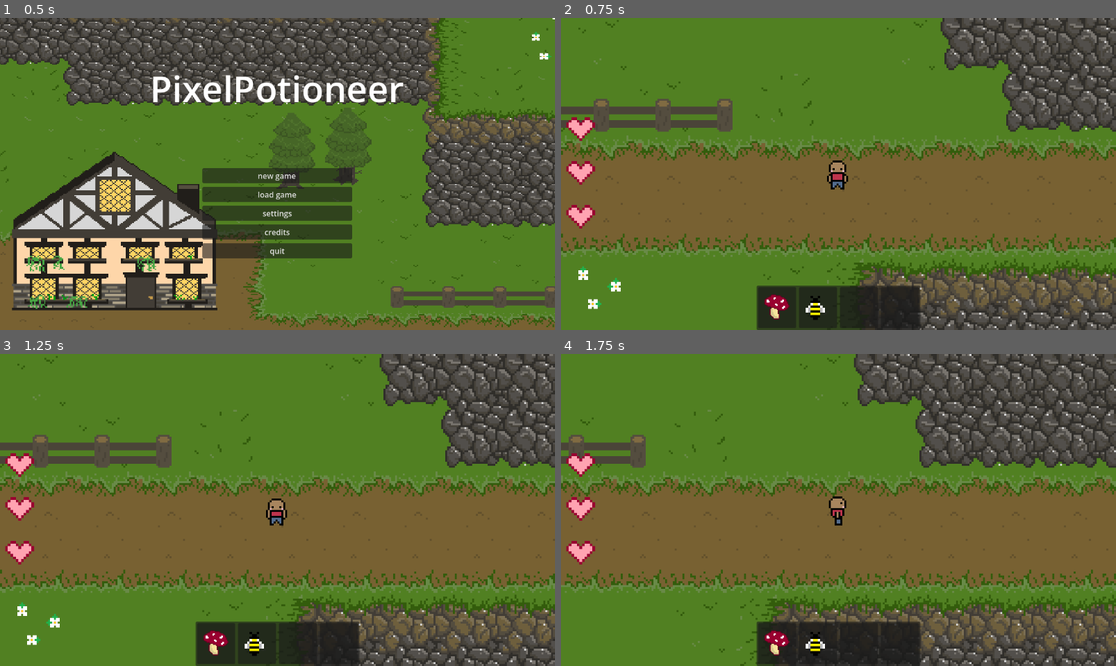
Above: before the commit, frames 1-4 (two rows, left to right).
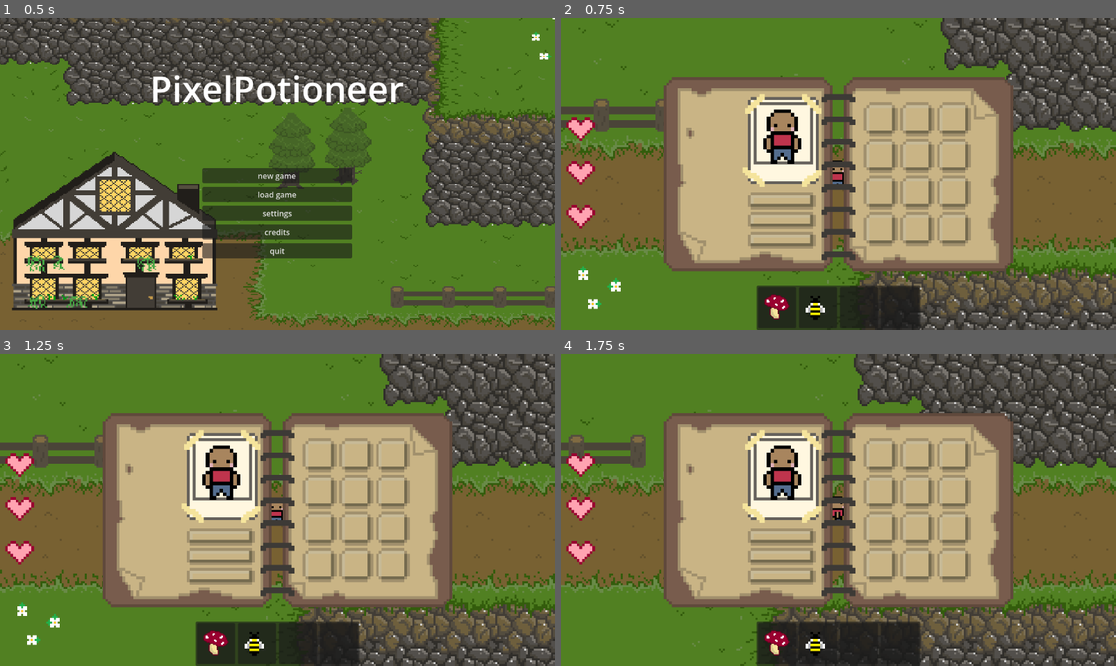
Above: after the commit, the same moments.

Repository: m6parker/godot-rpg-game
Game: Godot game, scene res://Menus/main_menu.tscn
Two runs of this game, one before a commit and one after it. Both use one fixed random seed, a clock stepped at 60 frames per second and the inputs below.
Inputs:
- Up to frame 1 (0.5 s): no input
- Up to frame 2 (0.75 s): click "new game" at 0.5 s
- Up to frame 3 (1.25 s): no input
- Up to frame 4 (1.75 s): hold D (right) from 1.28 s (still down)

Frame 1 is identical in both runs. In frame 2, 37% of the frame differs, in the area x 18-82%, y 18-82%; in frame 3, 37%; in frame 4, 37%.

Commit message:
inventory redo, added notebook,item scene

Diff:
--- a/World/world.tscn
+++ b/World/world.tscn
@@ -3,6 +3,7 @@
 [ext_resource type="PackedScene" uid="uid://bta4oxeuiks27" path="res://player/player.tscn" id="1_62w18"]
 [ext_resource type="Texture2D" uid="uid://bedcdbbpu3u2j" path="res://assets/tilesets/forest_tileset.png" id="2_8a836"]
 [ext_resource type="Texture2D" uid="uid://7f7a3ejd5ki7" path="res://assets/tilesets/animated_tiles.png" id="3_j8job"]
+[ext_resource type="Texture2D" uid="uid://dl6bng2rbcfcc" path="res://assets/items/mushroom.png" id="4_3f78f"]
 
 [sub_resource type="TileSetAtlasSource" id="TileSetAtlasSource_8a836"]
 texture = ExtResource("2_8a836")
@@ -1454,3 +1455,9 @@
 tile_set = SubResource("TileSet_j8job")
 rendering_quadrant_size = 32
 physics_quadrant_size = 32
+
+[node name="Mushroom" type="Sprite2D" parent="." unique_id=830837982]
+z_index = 10
+position = Vector2(-234, -45)
+scale = Vector2(0.42096987, 0.4828504)
+texture = ExtResource("4_3f78f")
--- a/globals.gd
+++ b/globals.gd
@@ -2,3 +2,6 @@
 
 var level = "World"
 var inventoryIsOpen = false
+
+var playerStats = {"health": 100, "level": 1}
+var playerInv = {}
--- /dev/null
+++ b/item.tscn
@@ -0,0 +1,7 @@
+[gd_scene format=3 uid="uid://bdv52m4kkprx5"]
+
+[node name="item" type="Node2D" unique_id=1446561496]
+
+[node name="icon" type="TextureRect" parent="." unique_id=1121619897]
+offset_right = 40.0
+offset_bottom = 40.0
--- a/player/player.tscn
+++ b/player/player.tscn
@@ -5,10 +5,11 @@
 [ext_resource type="Texture2D" uid="uid://bvjtbb0xhbb8n" path="res://assets/entity/walk_left.png" id="3_yw30f"]
 [ext_resource type="Texture2D" uid="uid://cio0385iknbif" path="res://assets/entity/walk_right.png" id="4_qjkh3"]
 [ext_resource type="Script" uid="uid://l6gnhxeie2w" path="res://item_slot.gd" id="5_hg6s5"]
-[ext_resource type="Texture2D" uid="uid://b6meec6wd3qkl" path="res://assets/ui/inventory.png" id="5_qjkh3"]
 [ext_resource type="Texture2D" uid="uid://dl6bng2rbcfcc" path="res://assets/items/mushroom.png" id="6_8t03j"]
 [ext_resource type="Texture2D" uid="uid://chc683pn1rog6" path="res://assets/items/bee.png" id="7_2ieo8"]
 [ext_resource type="Texture2D" uid="uid://b5hy6iug6lul3" path="res://assets/ui/heart.png" id="8_ebec5"]
+[ext_resource type="Texture2D" uid="uid://d34nuvwngiyfk" path="res://assets/ui/notebook.png" id="9_hg6s5"]
+[ext_resource type="Texture2D" uid="uid://mfu8rcdfu8qv" path="res://assets/entity/player_sprite.png" id="10_8t03j"]
 
 [sub_resource type="RectangleShape2D" id="RectangleShape2D_oul6g"]
 size = Vector2(9, 6)
@@ -268,23 +269,22 @@
 stretch_mode = 4
 
 [node name="inventory" type="Panel" parent="CanvasLayer" unique_id=1225059618]
-visible = false
 self_modulate = Color(1, 1, 1, 0)
 texture_filter = 2
-custom_minimum_size = Vector2(300, 300)
+custom_minimum_size = Vector2(128, 70)
 anchors_preset = 8
 anchor_left = 0.5
 anchor_top = 0.5
 anchor_right = 0.5
 anchor_bottom = 0.5
-offset_left = -150.0
-offset_top = -150.0
-offset_right = 150.0
-offset_bottom = 150.0
-grow_horizontal = 2
-grow_vertical = 2
-
-[node name="paper_background" type="TextureRect" parent="CanvasLayer/inventory" unique_id=898431132]
+offset_left = -374.65277
+offset_top = -207.5
+offset_right = 374.65277
+offset_bottom = 207.5
+grow_horizontal = 2
+grow_vertical = 2
+
+[node name="inv_background" type="TextureRect" parent="CanvasLayer/inventory" unique_id=898431132]
 texture_filter = 1
 layout_mode = 1
 anchors_preset = 15
@@ -292,184 +292,189 @@
 anchor_bottom = 1.0
 grow_horizontal = 2
 grow_vertical = 2
-texture = ExtResource("5_qjkh3")
+texture = ExtResource("9_hg6s5")
 
 [node name="GridContainer" type="GridContainer" parent="CanvasLayer/inventory" unique_id=1380081864]
-modulate = Color(1, 1, 1, 0)
-texture_filter = 1
-custom_minimum_size = Vector2(158, 100)
+modulate = Color(0.08627451, 0.08627451, 0.08627451, 1)
+texture_filter = 1
+custom_minimum_size = Vector2(100, 75)
 layout_mode = 1
 anchors_preset = 8
 anchor_left = 0.5
 anchor_top = 0.5
 anchor_right = 0.5
 anchor_bottom = 0.5
-offset_left = -77.0
-offset_top = -74.0
-offset_right = 84.0
-offset_bottom = 108.0
-grow_horizontal = 2
-grow_vertical = 2
-theme_override_constants/h_separation = 7
-theme_override_constants/v_separation = 14
-columns = 4
-
-[node name="item_slot" type="Panel" parent="CanvasLayer/inventory/GridContainer" unique_id=164895160]
-custom_minimum_size = Vector2(35, 35)
-layout_mode = 2
-size_flags_horizontal = 4
-
-[node name="icon" type="TextureRect" parent="CanvasLayer/inventory/GridContainer/item_slot" unique_id=1202045718]
-layout_mode = 0
-offset_left = -4.0
-offset_right = -4.0
-
-[node name="item_slot2" type="Panel" parent="CanvasLayer/inventory/GridContainer" unique_id=1776731473]
-custom_minimum_size = Vector2(35, 35)
-layout_mode = 2
-size_flags_horizontal = 4
-
-[node name="icon" type="TextureRect" parent="CanvasLayer/inventory/GridContainer/item_slot2" unique_id=1465311796]
-layout_mode = 0
-offset_left = -4.0
-offset_right = -4.0
-
-[node name="item_slot3" type="Panel" parent="CanvasLayer/inventory/GridContainer" unique_id=950281159]
-custom_minimum_size = Vector2(35, 35)
-layout_mode = 2
-size_flags_horizontal = 4
-
-[node name="icon" type="TextureRect" parent="CanvasLayer/inventory/GridContainer/item_slot3" unique_id=906790742]
-layout_mode = 0
-offset_left = -4.0
-offset_right = -4.0
-
-[node name="item_slot4" type="Panel" parent="CanvasLayer/inventory/GridContainer" unique_id=1138113596]
-custom_minimum_size = Vector2(35, 35)
-layout_mode = 2
-size_flags_horizontal = 4
-
-[node name="icon" type="TextureRect" parent="CanvasLayer/inventory/GridContainer/item_slot4" unique_id=1239147329]
-layout_mode = 0
-offset_left = -4.0
-offset_right = -4.0
-
-[node name="item_slot5" type="Panel" parent="CanvasLayer/inventory/GridContainer" unique_id=695051457]
-custom_minimum_size = Vector2(35, 35)
-layout_mode = 2
-size_flags_horizontal = 4
-
-[node name="icon" type="TextureRect" parent="CanvasLayer/inventory/GridContainer/item_slot5" unique_id=398002479]
-layout_mode = 0
-offset_left = -4.0
-offset_right = -4.0
-
-[node name="item_slot6" type="Panel" parent="CanvasLayer/inventory/GridContainer" unique_id=311442176]
-custom_minimum_size = Vector2(35, 35)
-layout_mode = 2
-size_flags_horizontal = 4
-
-[node name="icon" type="TextureRect" parent="CanvasLayer/inventory/GridContainer/item_slot6" unique_id=1423812383]
-layout_mode = 0
-offset_left = -4.0
-offset_right = -4.0
-
-[node name="item_slot7" type="Panel" parent="CanvasLayer/inventory/GridContainer" unique_id=1355375066]
-custom_minimum_size = Vector2(35, 35)
-layout_mode = 2
-size_flags_horizontal = 4
-
-[node name="icon" type="TextureRect" parent="CanvasLayer/inventory/GridContainer/item_slot7" unique_id=732992268]
-layout_mode = 0
-offset_left = -4.0
-offset_right = -4.0
-
-[node name="item_slot8" type="Panel" parent="CanvasLayer/inventory/GridContainer" unique_id=2018269465]
-custom_minimum_size = Vector2(35, 35)
-layout_mode = 2
-size_flags_horizontal = 4
-
-[node name="icon" type="TextureRect" parent="CanvasLayer/inventory/GridContainer/item_slot8" unique_id=1528616204]
-layout_mode = 0
-offset_left = -4.0
-offset_right = -4.0
-
-[node name="item_slot9" type="Panel" parent="CanvasLayer/inventory/GridContainer" unique_id=783103147]
-custom_minimum_size = Vector2(35, 35)
-layout_mode = 2
-size_flags_horizontal = 4
-
-[node name="icon" type="TextureRect" parent="CanvasLayer/inventory/GridContainer/item_slot9" unique_id=511287240]
-layout_mode = 0
-offset_left = -4.0
-offset_right = -4.0
-
-[node name="item_slot10" type="Panel" parent="CanvasLayer/inventory/GridContainer" unique_id=474751142]
-custom_minimum_size = Vector2(35, 35)
-layout_mode = 2
-size_flags_horizontal = 4
-
-[node name="icon" type="TextureRect" parent="CanvasLayer/inventory/GridContainer/item_slot10" unique_id=1073463462]
-layout_mode = 0
-offset_left = -4.0
-offset_right = -4.0
-
-[node name="item_slot11" type="Panel" parent="CanvasLayer/inventory/GridContainer" unique_id=455464532]
-custom_minimum_size = Vector2(35, 35)
-layout_mode = 2
-size_flags_horizontal = 4
-
-[node name="icon" type="TextureRect" parent="CanvasLayer/inventory/GridContainer/item_slot11" unique_id=1802516459]
-layout_mode = 0
-offset_left = -4.0
-offset_right = -4.0
-
-[node name="item_slot12" type="Panel" parent="CanvasLayer/inventory/GridContainer" unique_id=1972620187]
-custom_minimum_size = Vector2(35, 35)
-layout_mode = 2
-size_flags_horizontal = 4
-
-[node name="icon" type="TextureRect" parent="CanvasLayer/inventory/GridContainer/item_slot12" unique_id=2083561460]
-layout_mode = 0
-offset_left = -4.0
-offset_right = -4.0
-
-[node name="item_slot13" type="Panel" parent="CanvasLayer/inventory/GridContainer" unique_id=730825033]
-custom_minimum_size = Vector2(35, 35)
-layout_mode = 2
-size_flags_horizontal = 4
-
-[node name="icon" type="TextureRect" parent="CanvasLayer/inventory/GridContainer/item_slot13" unique_id=1404518930]
-layout_mode = 0
-offset_left = -4.0
-offset_right = -4.0
-
-[node name="item_slot14" type="Panel" parent="CanvasLayer/inventory/GridContainer" unique_id=1156441081]
-custom_minimum_size = Vector2(35, 35)
-layout_mode = 2
-size_flags_horizontal = 4
-
-[node name="icon" type="TextureRect" parent="CanvasLayer/inventory/GridContainer/item_slot14" unique_id=183599480]
-layout_mode = 0
-offset_left = -4.0
-offset_right = -4.0
-
-[node name="item_slot15" type="Panel" parent="CanvasLayer/inventory/GridContainer" unique_id=1602105559]
-custom_minimum_size = Vector2(35, 35)
-layout_mode = 2
-size_flags_horizontal = 4
-
-[node name="icon" type="TextureRect" parent="CanvasLayer/inventory/GridContainer/item_slot15" unique_id=171068984]
-layout_mode = 0
-offset_left = -4.0
-offset_right = -4.0
-
-[node name="item_slot16" type="Panel" parent="CanvasLayer/inventory/GridContainer" unique_id=2085462959]
-custom_minimum_size = Vector2(35, 35)
-layout_mode = 2
-size_flags_horizontal = 4
-
-[node name="icon" type="TextureRect" parent="CanvasLayer/inventory/GridContainer/item_slot16" unique_id=179600126]
-layout_mode = 0
-offset_left = -4.0
-offset_right = -4.0
+offset_left = 61.0
+offset_top = -141.0
+offset_right = 264.0
+offset_bottom = 143.0
+grow_horizontal = 2
+grow_vertical = 2
+theme_override_constants/h_separation = 28
+theme_override_constants/v_separation = 25
+columns = 3
+
+[node name="item_slot" type="Panel" parent="CanvasLayer/inventory/GridContainer" unique_id=288562700]
+self_modulate = Color(1, 1, 1, 0)
+custom_minimum_size = Vector2(50, 50)
+layout_mode = 2
+script = ExtResource("5_hg6s5")
+
+[node name="icon" type="TextureRect" parent="CanvasLayer/inventory/GridContainer/item_slot" unique_id=1915409973]
+modulate = Color(10.995142, 10.995142, 10.995142, 1)
+custom_minimum_size = Vector2(50, 50)
+layout_mode = 0
+offset_right = 40.0
+offset_bottom = 40.0
+
+[node name="item_slot2" type="Panel" parent="CanvasLayer/inventory/GridContainer" unique_id=85858168]
+self_modulate = Color(1, 1, 1, 0)
+custom_minimum_size = Vector2(50, 50)
+layout_mode = 2
+script = ExtResource("5_hg6s5")
+
+[node name="icon" type="TextureRect" parent="CanvasLayer/inventory/GridContainer/item_slot2" unique_id=33252776]
+modulate = Color(10.995142, 10.995142, 10.995142, 1)
+custom_minimum_size = Vector2(50, 50)
+layout_mode = 0
+offset_right = 40.0
+offset_bottom = 40.0
+
+[node name="item_slot3" type="Panel" parent="CanvasLayer/inventory/GridContainer" unique_id=1146113818]
+self_modulate = Color(1, 1, 1, 0)
+custom_minimum_size = Vector2(50, 50)
+layout_mode = 2
+script = ExtResource("5_hg6s5")
+
+[node name="icon" type="TextureRect" parent="CanvasLayer/inventory/GridContainer/item_slot3" unique_id=79918315]
+modulate = Color(10.995142, 10.995142, 10.995142, 1)
+custom_minimum_size = Vector2(50, 50)
+layout_mode = 0
+offset_right = 40.0
+offset_bottom = 40.0
+
+[node name="item_slot4" type="Panel" parent="CanvasLayer/inventory/GridContainer" unique_id=1894616238]
+self_modulate = Color(1, 1, 1, 0)
+custom_minimum_size = Vector2(50, 50)
+layout_mode = 2
+script = ExtResource("5_hg6s5")
+
+[node name="icon" type="TextureRect" parent="CanvasLayer/inventory/GridContainer/item_slot4" unique_id=1549457446]
+modulate = Color(10.995142, 10.995142, 10.995142, 1)
+custom_minimum_size = Vector2(50, 50)
+layout_mode = 0
+offset_right = 40.0
+offset_bottom = 40.0
+
+[node name="item_slot5" type="Panel" parent="CanvasLayer/inventory/GridContainer" unique_id=38696391]
+self_modulate = Color(1, 1, 1, 0)
+custom_minimum_size = Vector2(50, 50)
+layout_mode = 2
+script = ExtResource("5_hg6s5")
+
+[node name="icon" type="TextureRect" parent="CanvasLayer/inventory/GridContainer/item_slot5" unique_id=1107120240]
+modulate = Color(10.995142, 10.995142, 10.995142, 1)
+custom_minimum_size = Vector2(50, 50)
+layout_mode = 0
+offset_right = 40.0
+offset_bottom = 40.0
+
+[node name="item_slot6" type="Panel" parent="CanvasLayer/inventory/GridContainer" unique_id=298208437]
+self_modulate = Color(1, 1, 1, 0)
+custom_minimum_size = Vector2(50, 50)
+layout_mode = 2
+script = ExtResource("5_hg6s5")
+
+[node name="icon" type="TextureRect" parent="CanvasLayer/inventory/GridContainer/item_slot6" unique_id=1968446295]
+modulate = Color(10.995142, 10.995142, 10.995142, 1)
+custom_minimum_size = Vector2(50, 50)
+layout_mode = 0
+offset_right = 40.0
+offset_bottom = 40.0
+
+[node name="item_slot7" type="Panel" parent="CanvasLayer/inventory/GridContainer" unique_id=124170768]
+self_modulate = Color(1, 1, 1, 0)
+custom_minimum_size = Vector2(50, 50)
+layout_mode = 2
+script = ExtResource("5_hg6s5")
+
+[node name="icon" type="TextureRect" parent="CanvasLayer/inventory/GridContainer/item_slot7" unique_id=1788868415]
+modulate = Color(10.995142, 10.995142, 10.995142, 1)
+custom_minimum_size = Vector2(50, 50)
+layout_mode = 0
+offset_right = 40.0
+offset_bottom = 40.0
+
+[node name="item_slot8" type="Panel" parent="CanvasLayer/inventory/GridContainer" unique_id=464800580]
+self_modulate = Color(1, 1, 1, 0)
+custom_minimum_size = Vector2(50, 50)
+layout_mode = 2
+script = ExtResource("5_hg6s5")
+
+[node name="icon" type="TextureRect" parent="CanvasLayer/inventory/GridContainer/item_slot8" unique_id=74845898]
+modulate = Color(10.995142, 10.995142, 10.995142, 1)
+custom_minimum_size = Vector2(50, 50)
+layout_mode = 0
+offset_right = 40.0
+offset_bottom = 40.0
+
+[node name="item_slot9" type="Panel" parent="CanvasLayer/inventory/GridContainer" unique_id=745622402]
+self_modulate = Color(1, 1, 1, 0)
+custom_minimum_size = Vector2(50, 50)
+layout_mode = 2
+script = ExtResource("5_hg6s5")
+
+[node name="icon" type="TextureRect" parent="CanvasLayer/inventory/GridContainer/item_slot9" unique_id=1761048582]
+modulate = Color(10.995142, 10.995142, 10.995142, 1)
+custom_minimum_size = Vector2(50, 50)
+layout_mode = 0
+offset_right = 40.0
+offset_bottom = 40.0
+
+[node name="item_slot10" type="Panel" parent="CanvasLayer/inventory/GridContainer" unique_id=699684925]
+self_modulate = Color(1, 1, 1, 0)
+custom_minimum_size = Vector2(50, 50)
+layout_mode = 2
+script = ExtResource("5_hg6s5")
+
+[node name="icon" type="TextureRect" parent="CanvasLayer/inventory/GridContainer/item_slot10" unique_id=337689707]
+modulate = Color(10.995142, 10.995142, 10.995142, 1)
+custom_minimum_size = Vector2(50, 50)
+layout_mode = 0
+offset_right = 40.0
+offset_bottom = 40.0
+
+[node name="item_slot11" type="Panel" parent="CanvasLayer/inventory/GridContainer" unique_id=1338040648]
+self_modulate = Color(1, 1, 1, 0)
+custom_minimum_size = Vector2(50, 50)
+layout_mode = 2
+script = ExtResource("5_hg6s5")
+
+[node name="icon" type="TextureRect" parent="CanvasLayer/inventory/GridContainer/item_slot11" unique_id=1290796706]
+modulate = Color(10.995142, 10.995142, 10.995142, 1)
+custom_minimum_size = Vector2(50, 50)
+layout_mode = 0
+offset_right = 40.0
+offset_bottom = 40.0
+
+[node name="item_slot12" type="Panel" parent="CanvasLayer/inventory/GridContainer" unique_id=1835949935]
+self_modulate = Color(1, 1, 1, 0)
+custom_minimum_size = Vector2(50, 50)
+layout_mode = 2
+script = ExtResource("5_hg6s5")
+
+[node name="icon" type="TextureRect" parent="CanvasLayer/inventory/GridContainer/item_slot12" unique_id=474669600]
+modulate = Color(10.995142, 10.995142, 10.995142, 1)
+custom_minimum_size = Vector2(50, 50)
+layout_mode = 0
+offset_right = 40.0
+offset_bottom = 40.0
+
+[node name="player_photo" type="TextureRect" parent="CanvasLayer/inventory" unique_id=1372786609]
+texture_filter = 1
+layout_mode = 0
+offset_left = 204.65277
+offset_top = 64.5
+offset_right = 318.65277
+offset_bottom = 185.5
+texture = ExtResource("10_8t03j")
Binary file added: assets/ui/basket.png
Not shown, added: assets/ui/basket.png.import
Binary file added: assets/ui/notebook.png
Not shown, added: assets/ui/notebook.png.import
